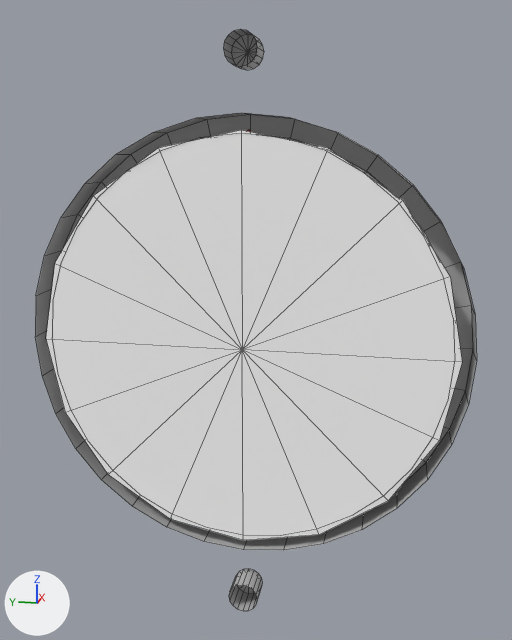
An edit to the Blender file dev/oil.blend, drawn before and after from the same camera.
Both versions are drawn from a 50 mm camera at (-0.2911, 0.1638, -0.4249) aimed at (-0.1675, 0.1885, -0.4558). The axes (+X, +Y, +Z) are drawn at lower left. The lights are the same throughout. Mesh edges are drawn as thin lines.

The first picture shows 'Face', 'bezeloutside', 'screw_1', 'screw_2'.
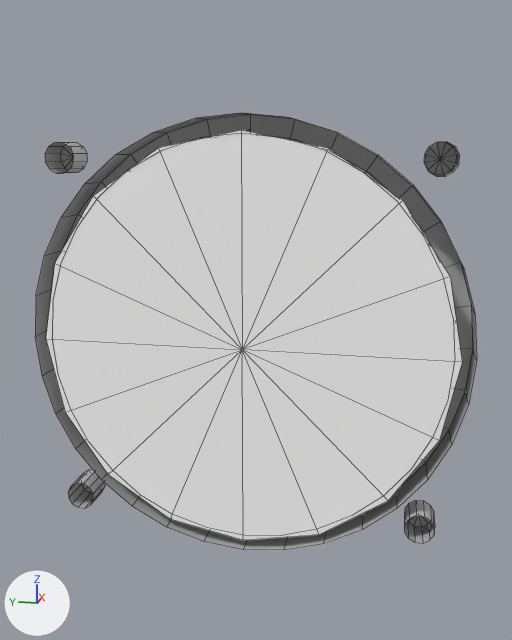
Pixel boxes [x1, y1, x2, y2] of what changed, in the pictures (512 x 640 px):
'screws', added: after [45, 142, 460, 543]
'screw_1', deleted: before [223, 29, 264, 70]
'screw_2', deleted: before [229, 569, 263, 611]

What changed in the scene script:
```text
Add me_mesh_004:
    me_mesh_004.from_pydata(...)  # 100 vertices, 96 faces; spans x -0.0008..0.0051, y -0.0354..0.0351, z -0.0356..0.0352
    me_mesh_004.polygons.foreach_set('use_smooth', [True] * 96)
    me_mesh_004.materials.append(mat_blackmetal)  # grey #bcbcbc
Remove ob_screw_2:
    ob_screw_2 = bpy.data.objects.new('screw_2', me_cylinder)
    ob_screw_2.location = (-0.1721, 0.19, -0.4602)
    ob_screw_2.rotation_euler = (1.571, 0.0, 0.0)  # degrees (90, 0, 0)
    ob_screw_2.show_transparent = True
Remove ob_screw_1:
    ob_screw_1 = bpy.data.objects.new('screw_1', me_cylinder_001)
    ob_screw_1.location = (-0.1721, 0.19, -0.4602)
    ob_screw_1.rotation_euler = (1.571, 0.0, 0.0)  # degrees (90, 0, 0)
    ob_screw_1.show_transparent = True
Add ob_screws:
    ob_screws = bpy.data.objects.new('screws', me_mesh_004)
    ob_screws.location = (-0.1711, 0.1901, -0.4594)
    ob_screws.rotation_euler = (1.571, 0.0, 0.0)  # degrees (90, 0, 0)
    ob_screws.show_transparent = True
```
